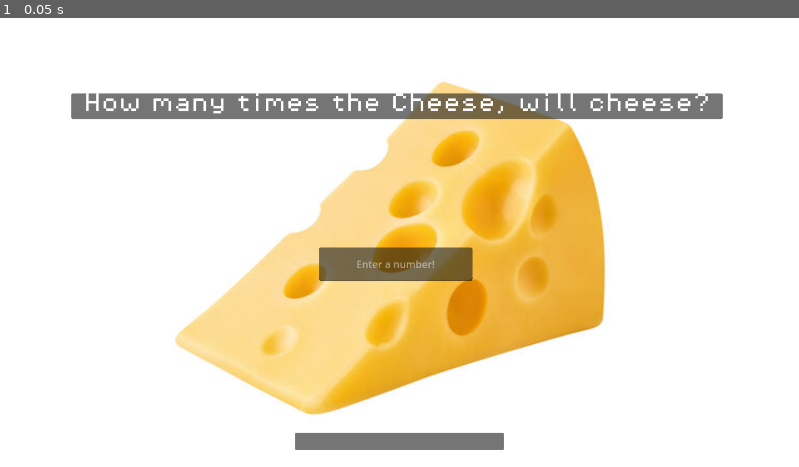
Above: before the commit, frame 1.
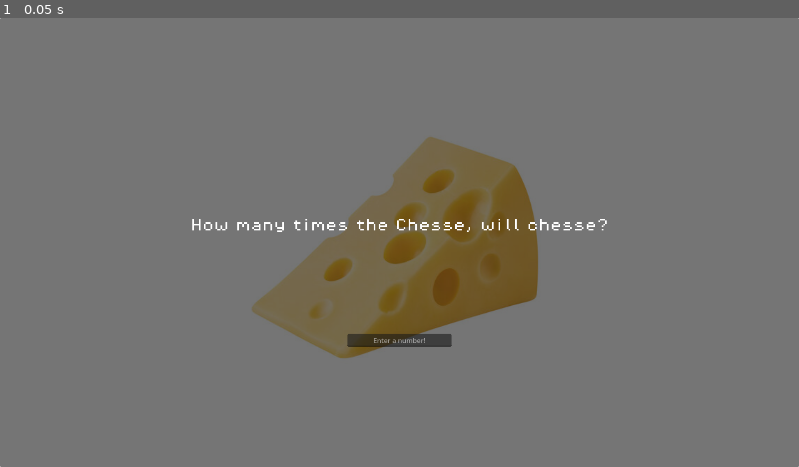
Above: after the commit, the same moment.

Repository: 3005iwkrtnk/guessing-game
Game: Godot game, scene res://scenes/rng.tscn
Same seed, same stepped clock (60 frames per second), same inputs: the game is played once before the commit and once after it.
Inputs:
- Up to frame 1 (0.05 s): no input

The runs differ from the first frame. In frame 1, 95% of the frame differs, in the area x 0-100%, y 0-100%.

Commit message:
Working UI and game logic

Diff:
--- a/scenes/rng.tscn
+++ b/scenes/rng.tscn
@@ -1,104 +1,85 @@
-[gd_scene load_steps=7 format=3 uid="uid://bbnhnicgkr14v"]
+[gd_scene load_steps=5 format=3 uid="uid://bbnhnicgkr14v"]
 
 [ext_resource type="Script" uid="uid://ddqhldio86le7" path="res://scripts/guessing-game-script.gd" id="1_0hmiu"]
 [ext_resource type="Texture2D" uid="uid://b2v5ugj0jxcn7" path="res://assets/images/360_F_566029808_X7praimuCQt0MsLCmw5d65Pp5KqmTS8e.jpg" id="1_q4sgw"]
 [ext_resource type="Texture2D" uid="uid://b4fqt1eiedhc5" path="res://assets/images/images.png" id="2_qqg40"]
 [ext_resource type="Theme" uid="uid://fw03hml0xftc" path="res://our_theme.tres" id="3_oi4sk"]
 
-[sub_resource type="Theme" id="Theme_0hmiu"]
-
-[sub_resource type="StyleBoxFlat" id="StyleBoxFlat_oi4sk"]
-bg_color = Color(0, 0, 0, 1)
-
 [node name="Node" type="Node"]
 script = ExtResource("1_0hmiu")
 
-[node name="Camera2D" type="Camera2D" parent="."]
-position = Vector2(3, 0)
-zoom = Vector2(1.5, 1.5)
-
 [node name="White screen" type="Sprite2D" parent="."]
-position = Vector2(-20, -7)
-scale = Vector2(5.84589, 4.35859)
+position = Vector2(953, 538)
+scale = Vector2(9.57, 7.96717)
 texture = ExtResource("2_qqg40")
 
 [node name="Big Cheese" type="Sprite2D" parent="."]
-position = Vector2(-1.00001, 0)
+position = Vector2(960, 543)
 scale = Vector2(1.67753, 1.67753)
 texture = ExtResource("1_q4sgw")
 
-[node name="Cheese display" type="PanelContainer" parent="."]
-offset_left = -523.0
-offset_top = -239.0
-offset_right = 521.0
-offset_bottom = -198.0
+[node name="CanvasLayer" type="CanvasLayer" parent="."]
+follow_viewport_enabled = true
+
+[node name="cheese display" type="PanelContainer" parent="CanvasLayer"]
+anchors_preset = 15
+anchor_right = 1.0
+anchor_bottom = 1.0
+grow_horizontal = 2
+grow_vertical = 2
 theme = ExtResource("3_oi4sk")
 
-[node name="MarginContainer" type="MarginContainer" parent="Cheese display"]
+[node name="MarginContainer" type="MarginContainer" parent="CanvasLayer/cheese display"]
+layout_mode = 2
+
+[node name="VBoxContainer2" type="VBoxContainer" parent="CanvasLayer/cheese display/MarginContainer"]
+layout_mode = 2
+theme_override_constants/separation = 50
+alignment = 1
+
+[node name="cheese times" type="Label" parent="CanvasLayer/cheese display/MarginContainer/VBoxContainer2"]
 layout_mode = 2
 size_flags_horizontal = 4
-size_flags_vertical = 0
-theme_override_constants/margin_left = 20
-theme_override_constants/margin_right = 20
-theme_override_constants/margin_bottom = 5
+text = "How many times the Chesse, will chesse?"
+horizontal_alignment = 1
+vertical_alignment = 1
 
-[node name="GridContainer" type="GridContainer" parent="Cheese display/MarginContainer"]
+[node name="ContinuesDisplay" type="Label" parent="CanvasLayer/cheese display/MarginContainer/VBoxContainer2"]
+unique_name_in_owner = true
 layout_mode = 2
-
-[node name="cheese times" type="Label" parent="Cheese display/MarginContainer/GridContainer"]
-layout_mode = 2
-text = "How many times the Cheese, will cheese?"
-
-[node name="CanvasLayer" type="CanvasLayer" parent="."]
-
-[node name="Continues Container" type="PanelContainer" parent="CanvasLayer"]
-anchors_preset = 7
-anchor_left = 0.5
-anchor_top = 1.0
-anchor_right = 0.5
-anchor_bottom = 1.0
-offset_left = -251.0
-offset_top = -82.0
-offset_right = 251.0
-offset_bottom = -41.0
-grow_horizontal = 2
-grow_vertical = 0
+size_flags_horizontal = 4
 theme = ExtResource("3_oi4sk")
 
-[node name="MarginContainer" type="MarginContainer" parent="CanvasLayer/Continues Container"]
-layout_mode = 2
+[node name="VBoxContainer" type="VBoxContainer" parent="CanvasLayer"]
+custom_minimum_size = Vector2(250, 0)
+anchors_preset = 8
+anchor_left = 0.5
+anchor_top = 0.5
+anchor_right = 0.5
+anchor_bottom = 0.5
+offset_left = -125.0
+offset_top = 203.0
+offset_right = 125.0
+offset_bottom = 269.0
+grow_horizontal = 2
+grow_vertical = 2
 size_flags_horizontal = 4
 size_flags_vertical = 8
+theme_override_constants/separation = 50
+alignment = 1
 
-[node name="GridContainer" type="GridContainer" parent="CanvasLayer/Continues Container/MarginContainer"]
+[node name="LineEdit" type="LineEdit" parent="CanvasLayer/VBoxContainer"]
+unique_name_in_owner = true
 layout_mode = 2
-
-[node name="Panel2" type="Panel" parent="CanvasLayer/Continues Container/MarginContainer/GridContainer"]
-layout_mode = 2
-theme = SubResource("Theme_0hmiu")
-theme_override_styles/panel = SubResource("StyleBoxFlat_oi4sk")
-
-[node name="Continues display" type="Label" parent="CanvasLayer/Continues Container/MarginContainer/GridContainer"]
-layout_mode = 2
-size_flags_horizontal = 4
-size_flags_vertical = 8
-
-[node name="LineEdit" type="LineEdit" parent="."]
-offset_left = -126.0
-offset_top = 8.0
-offset_right = 120.0
-offset_bottom = 62.0
 placeholder_text = "Enter a number!"
 alignment = 1
 clear_button_enabled = true
 
-[node name="Button" type="Button" parent="."]
-offset_left = -37.0
-offset_top = 176.0
-offset_right = 47.0
-offset_bottom = 207.0
+[node name="Button" type="Button" parent="CanvasLayer/VBoxContainer"]
+unique_name_in_owner = true
+layout_mode = 2
 text = "Try again!"
 
-[connection signal="text_submitted" from="LineEdit" to="." method="_on_line_edit_text_submitted"]
-[connection signal="pressed" from="Button" to="." method="_on_button_pressed"]
-[connection signal="visibility_changed" from="Button" to="." method="_on_button_visibility_changed"]
+[connection signal="text_submitted" from="CanvasLayer/VBoxContainer/LineEdit" to="." method="_on_line_edit_text_submitted"]
+[connection signal="pressed" from="CanvasLayer/VBoxContainer/Button" to="." method="_on_button_pressed"]
+[connection signal="visibility_changed" from="CanvasLayer/VBoxContainer/Button" to="." method="_on_button_visibility_changed"]
--- a/scripts/guessing-game-script.gd
+++ b/scripts/guessing-game-script.gd
@@ -1,9 +1,9 @@
 extends Node
 
+@onready var continues_display: Label = %ContinuesDisplay
+@onready var line_edit: LineEdit = $CanvasLayer/VBoxContainer/LineEdit
+@onready var button: Button = $CanvasLayer/VBoxContainer/Button
 
-@onready var continues_display: Label = $"CanvasLayer/Continues Container/MarginContainer/GridContainer/Continues display"
-@onready var line_edit: LineEdit = $LineEdit
-@onready var button: Button = $Button
 
 
 var rng = RandomNumberGenerator.new()
@@ -25,14 +25,14 @@
 	elif player_number <= half_number:
 			continues = continues -1
 			continues_display.text = 'Almost there! Continues: ' + str(continues)
-	elif player_number > scene_number and player_number >= half_number:
+	elif player_number > scene_number:
 		continues = continues -1
 		continues_display.text = 'Wow there pal, slow down.'
 	elif player_number >= half_number:
 		continues = continues -1
-		continues_display.text = 'A little, too much? Perhaps... Continues: ' + str(continues)
+		continues_display.text = 'A little, too much? Continues: ' + str(continues)
 	if continues <= 0:
-		button_visibility() # Calls the function everytime the player runs out of continues
+		button_visibility()
 		continues_display.text = "The Cheese, chees’ndt. Good luck next time!"
 
 
